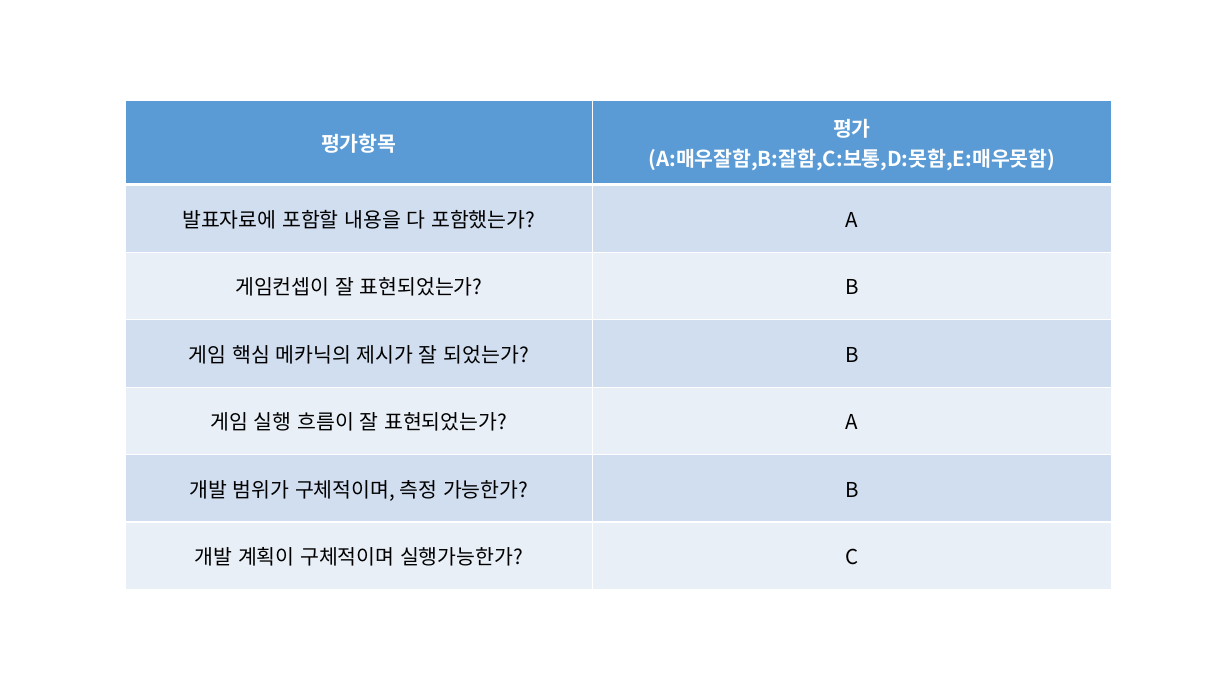
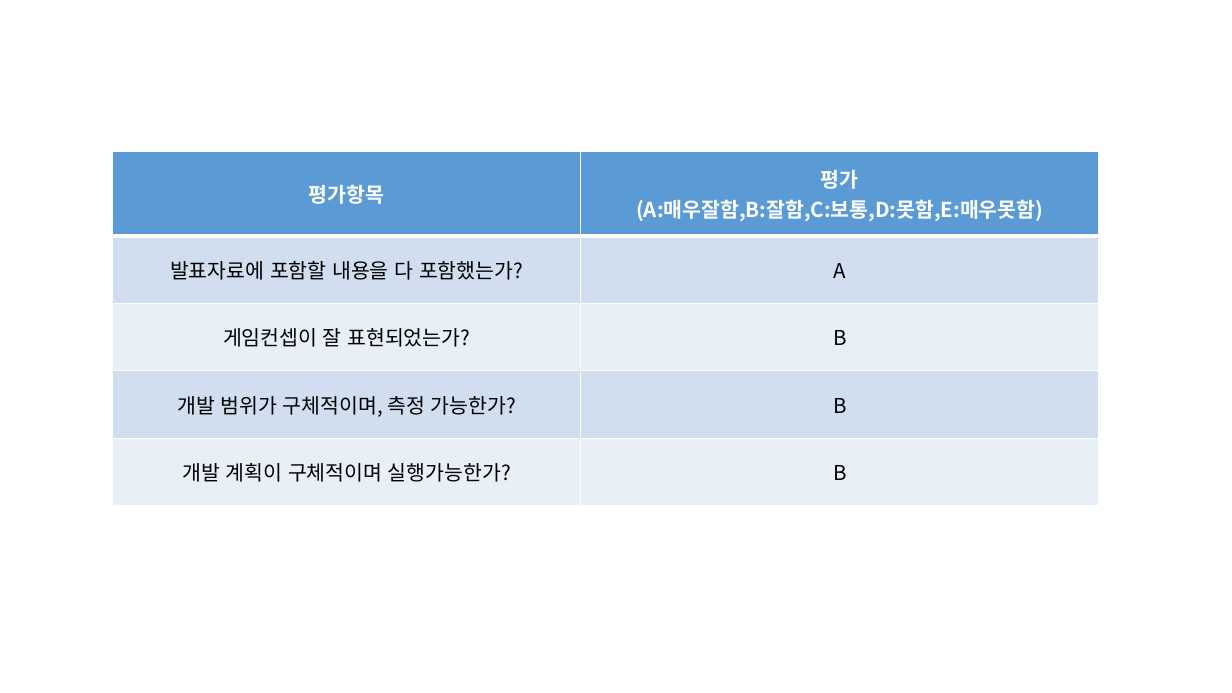
Before and after one commit to Lyricia/2D-Game-Programing, a slide deck: slide 6 of Presentation/2nd/2013182001 2nd PPT.pptx. Drawn at 1232x693 pixels with LibreOffice and Linux fonts; fonts in the diff are those of the drawing. Boxes give left, top, right and bottom in pixels: in the first picture for what was removed or moved away, otherwise in the second. Text is boxed around its words. In the diff, an @@ line names an element or a change of style, - is before the commit and + after.

```diff
--- a/Presentation/2nd/2013182001 2nd PPT.pptx
+++ b/Presentation/2nd/2013182001 2nd PPT.pptx
@@ table at [113,152,1099,506] @@
-row 4: 게임 핵심 메카닉의 제시가 잘 되었는가? | B
-row 5: 게임 실행 흐름이 잘 표현되었는가? | A
-row 5, column 2: C
+row 5, column 2: B
@@ table: place and size @@
-table at [125,100,1111,590]
+table at [113,152,1099,506]
```
Also in this commit, not shown: 2 other slides changed, 5 other files.
